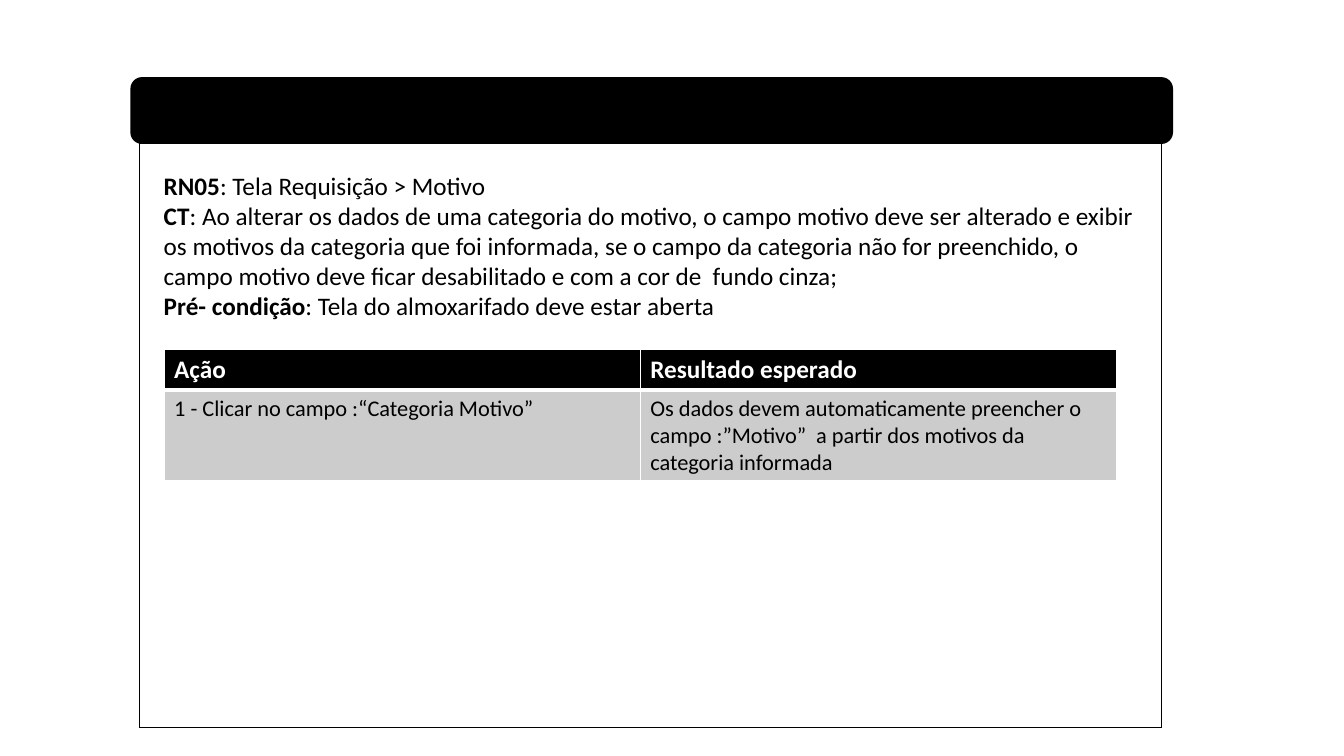
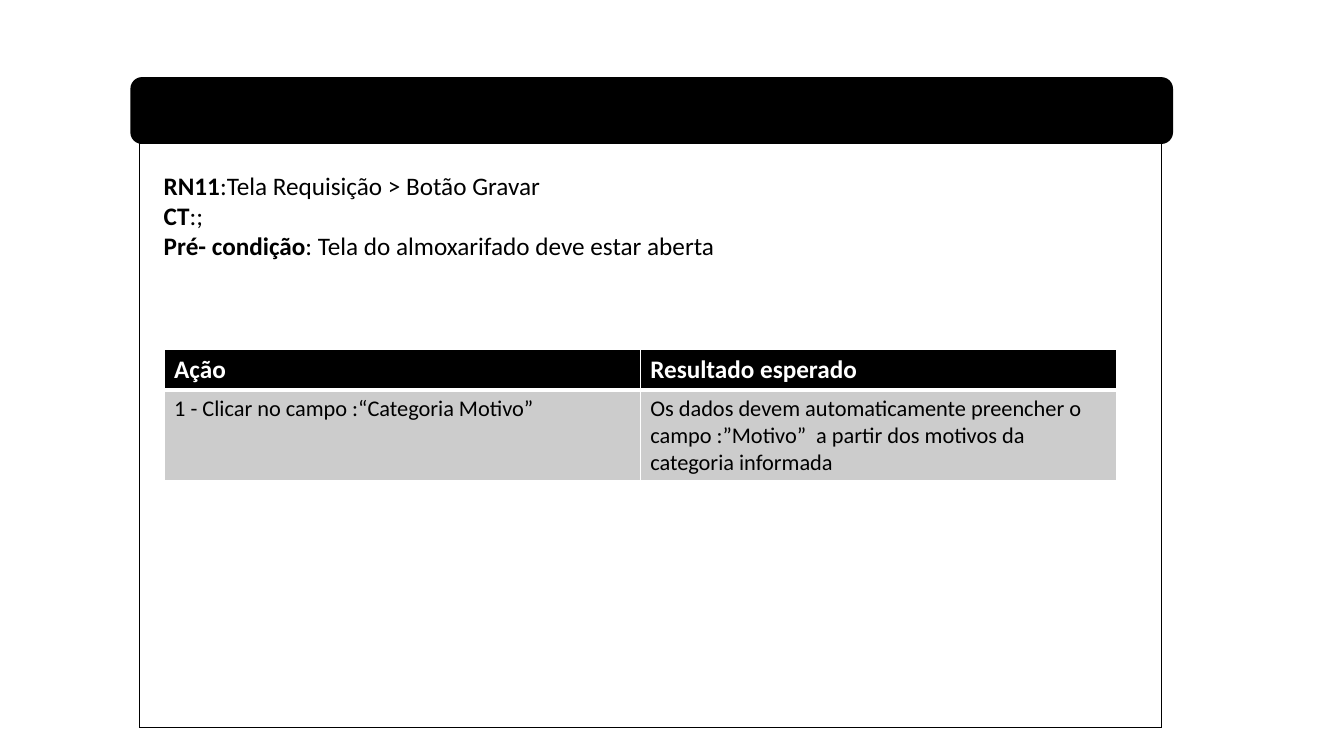
Before and after one commit to viniciuss1812/Almoxarifado, a slide deck: slide 21 of RegrasNegocio/RN_Requisitos.pptx. Drawn at 1344x756 pixels with LibreOffice and Linux fonts; fonts in the diff are those of the drawing. Boxes give left, top, right and bottom in pixels: in the first picture for what was removed or moved away, otherwise in the second. Text is boxed around its words. In the diff, an @@ line names an element or a change of style, - is before the commit and + after.

```diff
--- a/RegrasNegocio/RN_Requisitos.pptx
+++ b/RegrasNegocio/RN_Requisitos.pptx
@@ text at bbox=[164, 177, 540, 228]: text changed @@
-RN05: Tela Requisição > Motivo
-CT: Ao alterar os dados de uma categoria do motivo, o campo motivo deve ser alterado e exibir os motivos da categoria que foi informada, se o campo da categoria não for preenchido, o campo motivo deve ficar desabilitado e com a cor de fundo cinza;
+RN11:Tela Requisição > Botão Gravar
+CT:;
```
Also in this commit, not shown: 5 other slides changed, 4 slides added, 23 other files.
